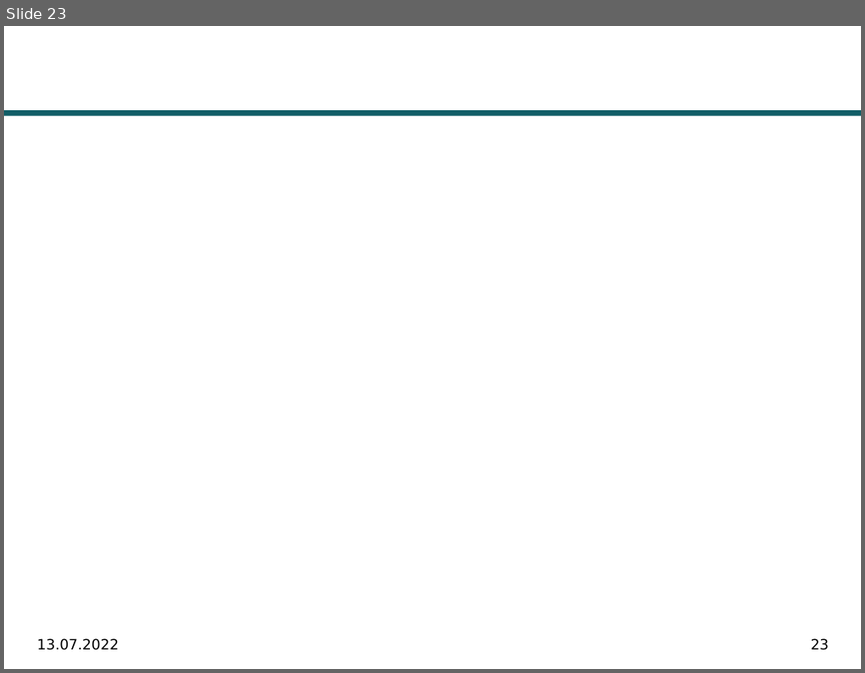
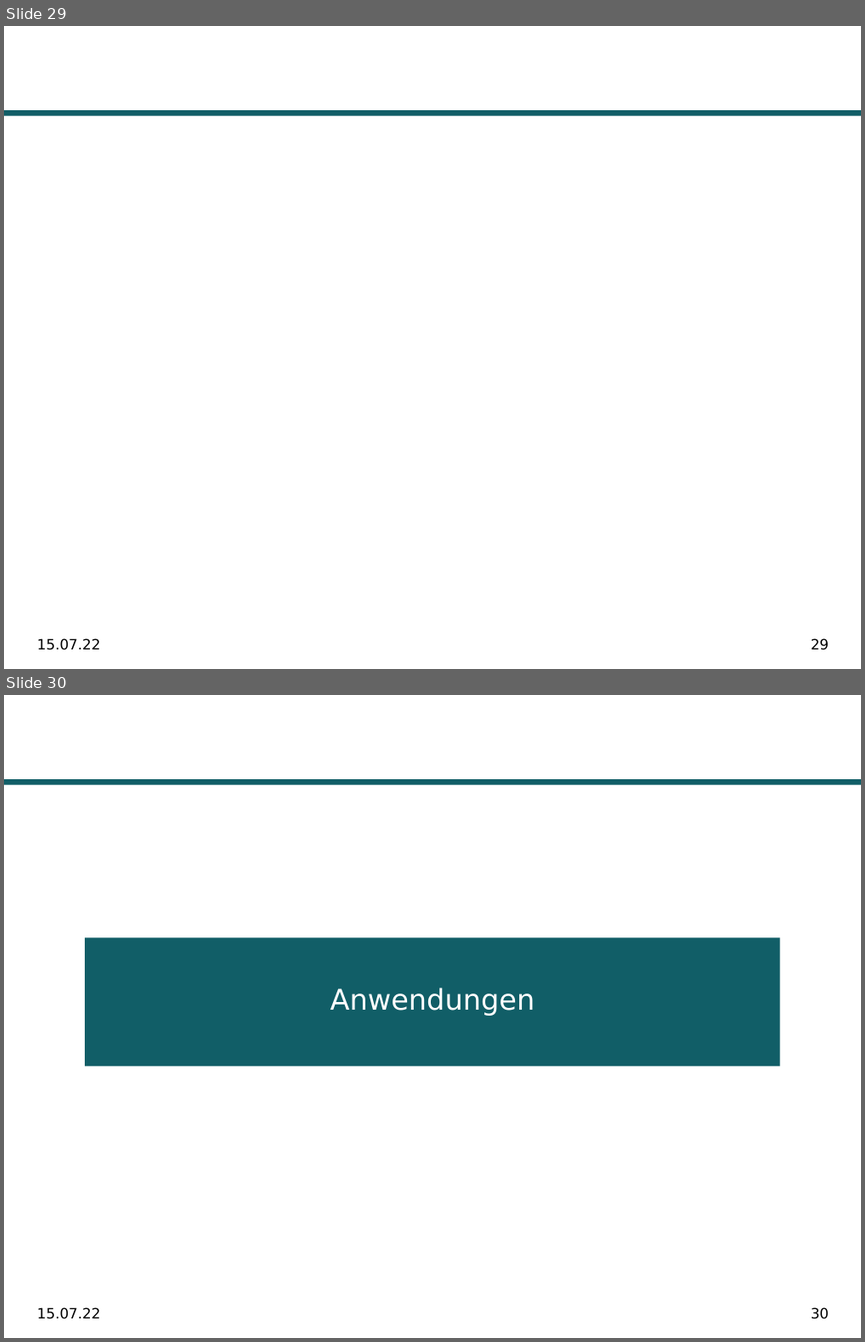
Before and after one commit to SalihMezraoui/PathPlanning-Algorithms, a slide deck: Praesentation/Praesentation_WissArb_SS22.pptx. Shown one above the other, each under a label of ours: slide 23 before the commit, slides 29 and 30 after it. The pictures are 865x673 and 865x1342 pixels, drawn with LibreOffice and Linux fonts; fonts in the diff are those of the drawing; background and template pictures are left out. Boxes give left, top, right and bottom in pixels: in the first picture for what was removed or moved away, otherwise in the second. Text is boxed around its words. In the diff, an @@ line names an element or a change of style, - is before the commit and + after.

```diff
--- a/Praesentation/Praesentation_WissArb_SS22.pptx
+++ b/Praesentation/Praesentation_WissArb_SS22.pptx
@@ slide 30 added at (4, 695, 861, 1338), background #FFFFFF; not listed: 1 template element that a slide beside it also shows @@
@@ rectangle added at (85, 937, 779, 1066), fill #115E67 @@
@@ text added at (330, 987, 535, 1015), 24 pt, text #FFFFFF @@
+Anwendungen
@@ text added at (353, 989, 463, 1010), 18 pt, text #000000 @@
+Optimierung
@@ text added at (37, 1307, 101, 1319), 12 pt, text #000000 @@
+15.07.22
@@ page number added at (811, 1307, 828, 1319), 12 pt, text #000000 @@
+30
@@ what was slide 23 is now slide 29 @@
@@ slide 29 changed as well @@
@@ text at (37, 638, 101, 650): text changed @@
-13.07.2022
+15.07.22
@@ page number at (811, 638, 828, 650): text changed @@
-23
+29
```
Also in this commit, not shown: 23 other slides changed, 8 other slides added, 4 other files.
